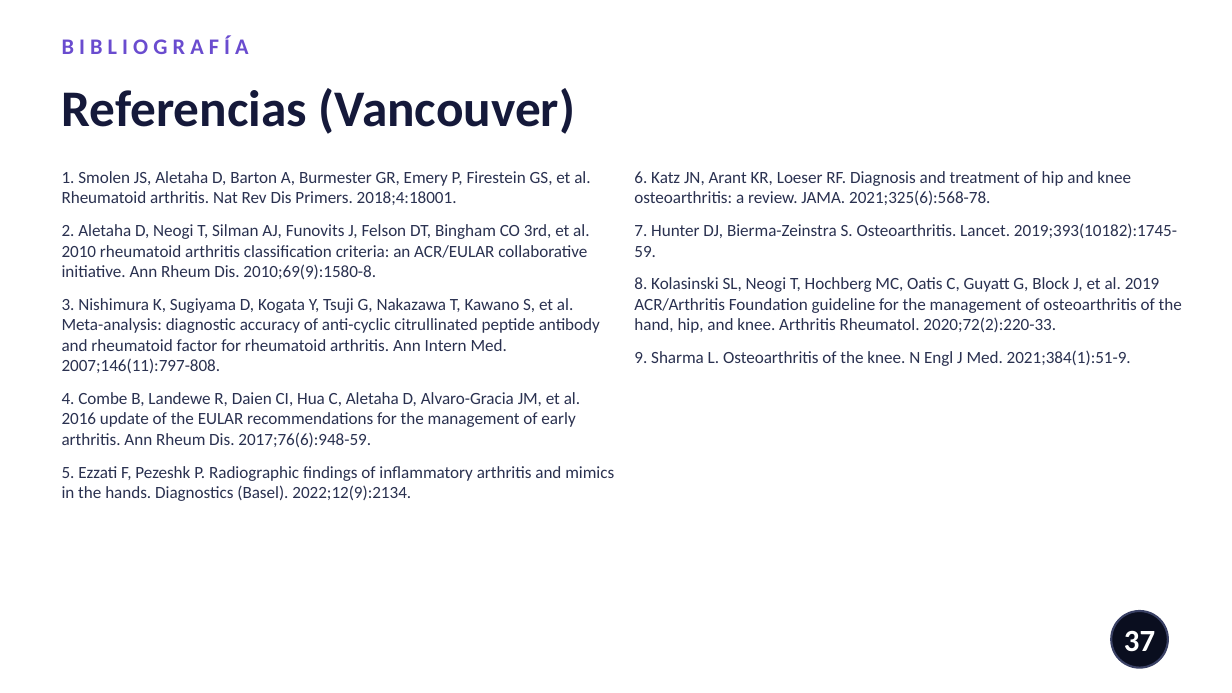
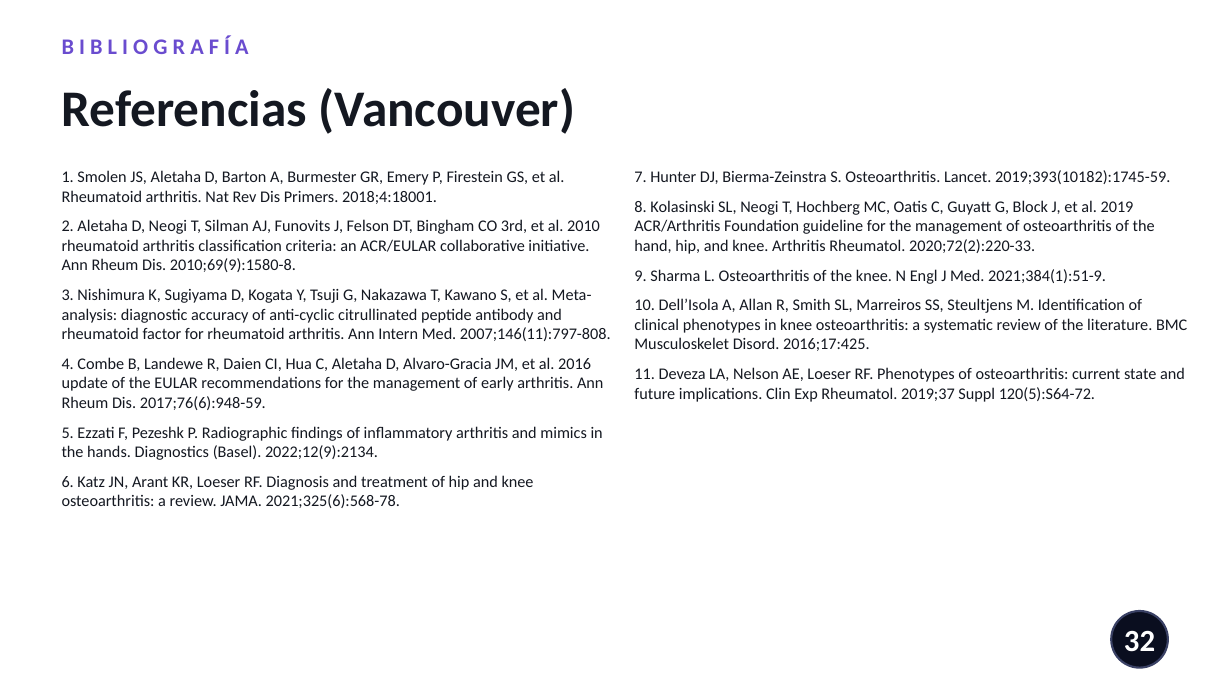
Before and after one commit to nestor120512/nes, a slide deck: slide 32 of Dx_AR_vs_artrosis.pptx (slide 37 before the commit). Drawn at 1232x693 pixels with LibreOffice and Linux fonts; fonts in the diff are those of the drawing. Boxes give left, top, right and bottom in pixels: in the first picture for what was removed or moved away, otherwise in the second. Text is boxed around its words. In the diff, an @@ line names an element or a change of style, - is before the commit and + after.

```diff
--- a/Dx_AR_vs_artrosis.pptx
+++ b/Dx_AR_vs_artrosis.pptx
@@ text "Referencias (Vancouver)" at bbox=[62, 88, 575, 134]: text colour #15193A to #141821 @@
@@ text at bbox=[62, 170, 611, 460]: size 10 to 9.5 pt, text colour #2A3150 to #141821 in "1. Smolen JS, Aletaha D, Barton A, ...", "2. Aletaha D, Neogi T, Silman AJ, ...", "3. Nishimura K, Sugiyama D, Kogata Y, ...", "4. Combe B, Landewe R, Daien CI, ..." and 1 more places; less space between paragraphs @@
@@ text at bbox=[634, 171, 1131, 205]: paragraph removed @@
-6. Katz JN, Arant KR, Loeser RF. Diagnosis and treatment of hip and knee osteoarthritis: a review. JAMA. 2021;325(6):568-78.
@@ text at bbox=[634, 170, 1170, 284]: size 10 to 9.5 pt, text colour #2A3150 to #141821 in "7. Hunter DJ, Bierma-Zeinstra S. Osteoarthritis. Lancet. ...", "8. Kolasinski SL, Neogi T, Hochberg MC, ...", "9. Sharma L. Osteoarthritis of the knee. ..."; less space between paragraphs @@
@@ text at bbox=[634, 298, 1187, 402]: paragraphs added @@
+10. Dell’Isola A, Allan R, Smith SL, Marreiros SS, Steultjens M. Identification of clinical phenotypes in knee osteoarthritis: a systematic review of the literature. BMC Musculoskelet Disord. 2016;17:425.
+11. Deveza LA, Nelson AE, Loeser RF. Phenotypes of osteoarthritis: current state and future implications. Clin Exp Rheumatol. 2019;37 Suppl 120(5):S64-72.
@@ text at bbox=[62, 475, 534, 508]: paragraph added @@
+6. Katz JN, Arant KR, Loeser RF. Diagnosis and treatment of hip and knee osteoarthritis: a review. JAMA. 2021;325(6):568-78.
@@ page number at bbox=[1124, 630, 1155, 652]: text changed @@
-37
+32
```
Also in this commit, not shown: 28 other slides changed, 3 slides added, 8 slides removed.
